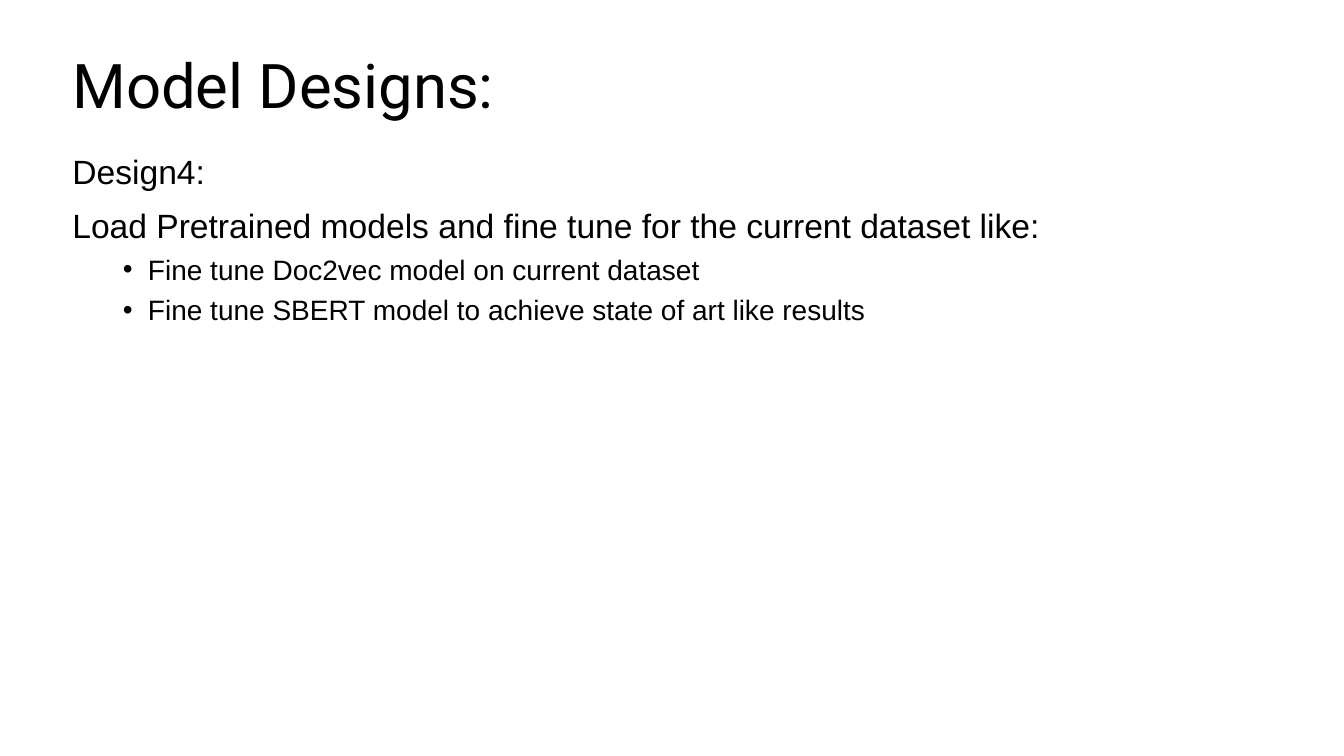
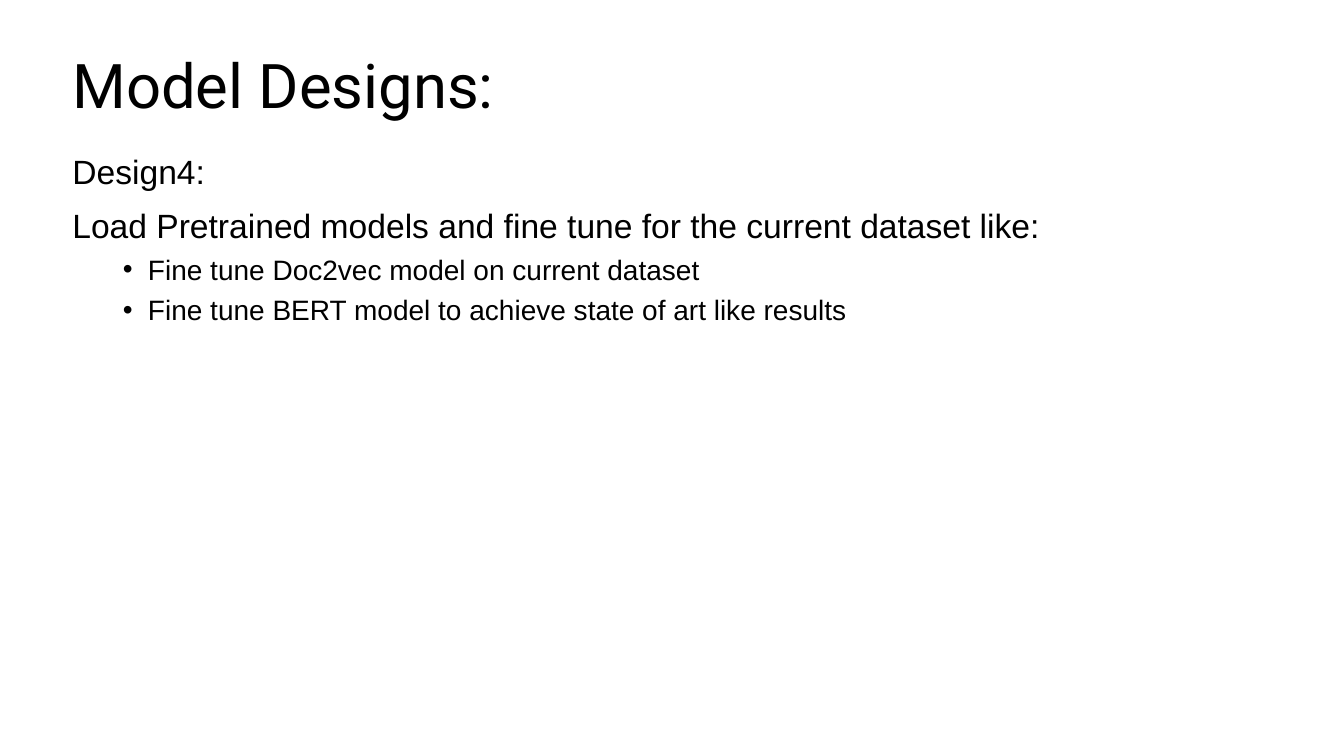
Before and after one commit to tanalpha-aditya/Advanced_Semantic_similarity, a slide deck: slide 7 of 4-final_report.pptx. Drawn at 1344x756 pixels with LibreOffice and Linux fonts; fonts in the diff are those of the drawing. Boxes give left, top, right and bottom in pixels: in the first picture for what was removed or moved away, otherwise in the second. Text is boxed around its words. In the diff, an @@ line names an element or a change of style, - is before the commit and + after.

```diff
--- a/4-final_report.pptx
+++ b/4-final_report.pptx
@@ text at (x1=148, y1=299, x2=847, y2=321): text changed @@
-  • Fine tune SBERT model to achieve state of art like results
+  • Fine tune BERT model to achieve state of art like results
```
Also in this commit, not shown: 5 other slides changed, 10 other files.
